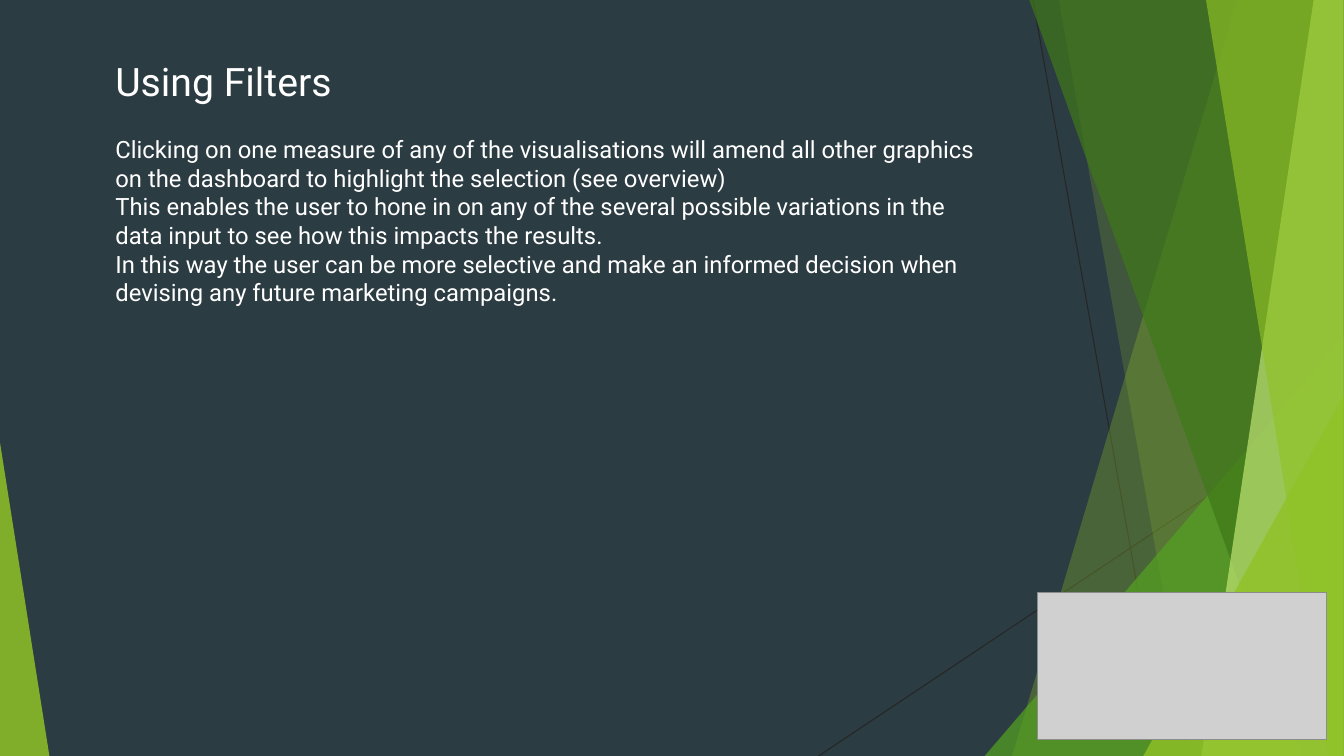
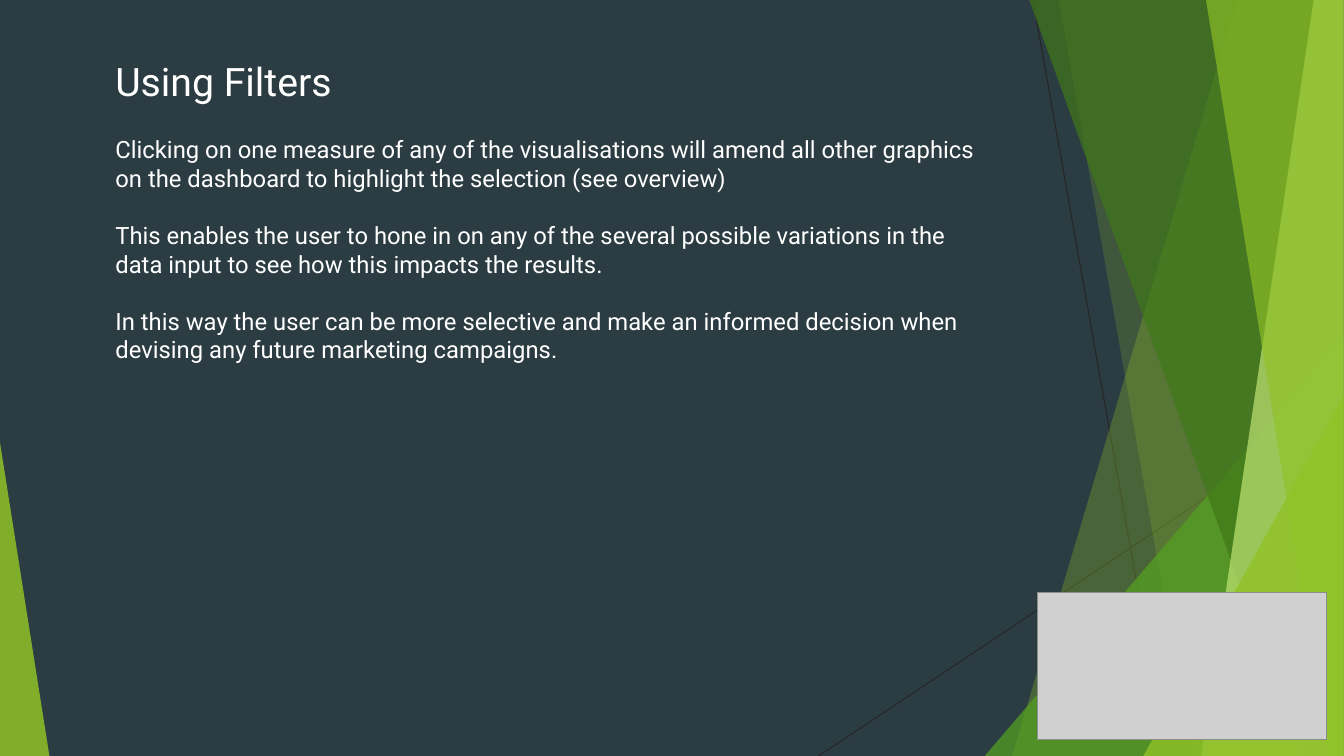
Before and after one commit to AndrewBoyne/my_qa_repo, a slide deck: slide 7 of Sprint 1/Marketing Campaign Guidance 6th March 1437.pptx. Drawn at 1344x756 pixels with LibreOffice and Linux fonts; fonts in the diff are those of the drawing; grey boxes stand for pictures. Boxes give left, top, right and bottom in pixels: in the first picture for what was removed or moved away, otherwise in the second. Text is boxed around its words. In the diff, an @@ line names an element or a change of style, - is before the commit and + after.

```diff
--- a/Sprint 1/Marketing Campaign Guidance 6th March 1437.pptx
+++ b/Sprint 1/Marketing Campaign Guidance 6th March 1437.pptx
@@ text "Using Filters" rewrapped from (115, 66, 974, 306) to (115, 66, 974, 363) @@
```
Also in this commit, not shown: 1 other slide changed, 2 other files.
